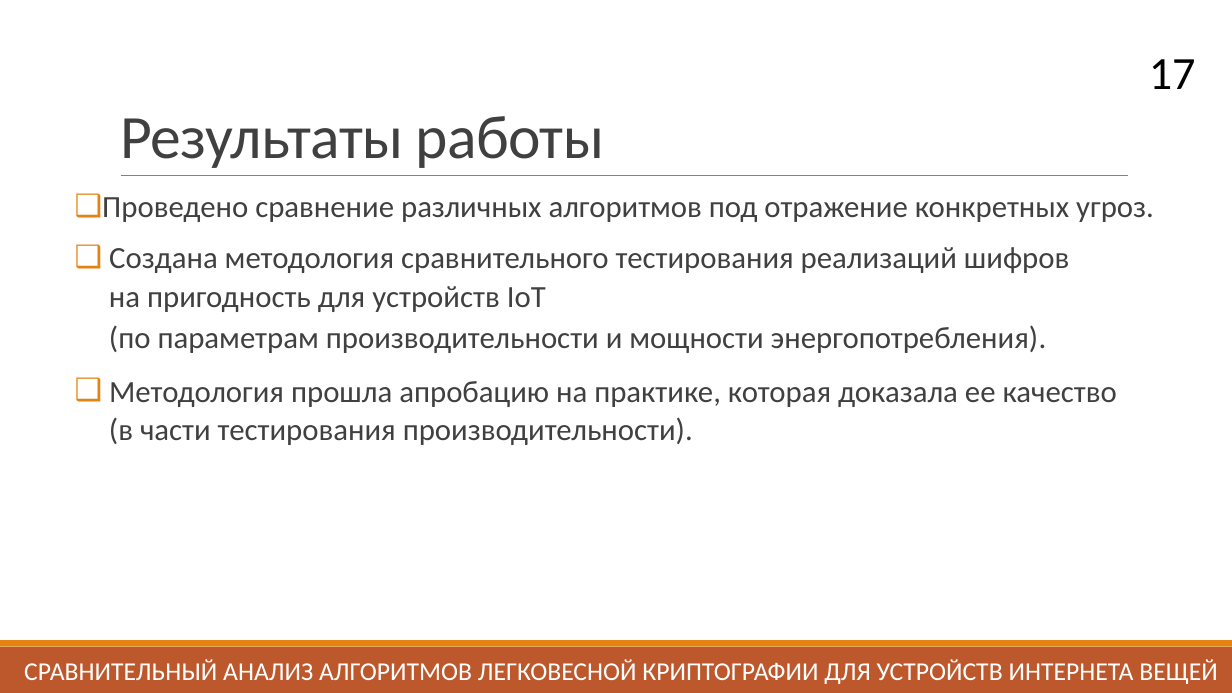
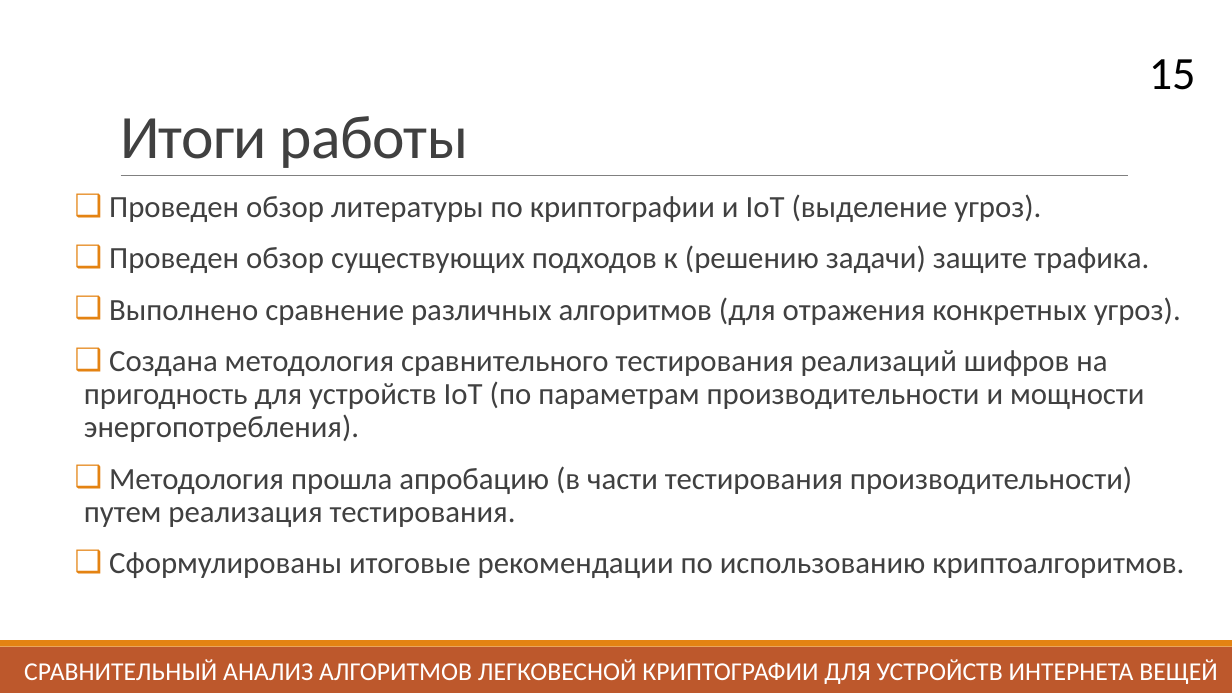
Before and after one commit to daniel-momot/GraduateWork, a slide deck: slide 15 of Выступление/Презентация.pptx (slide 17 before the commit). Drawn at 1232x693 pixels with LibreOffice and Linux fonts; fonts in the diff are those of the drawing. Boxes give left, top, right and bottom in pixels: in the first picture for what was removed or moved away, otherwise in the second. Text is boxed around its words. In the diff, an @@ line names an element or a change of style, - is before the commit and + after.

```diff
--- a/Выступление/Презентация.pptx
+++ b/Выступление/Презентация.pptx
@@ page number at bbox=[1149, 59, 1196, 90]: text changed @@
-17
+15
@@ title at bbox=[120, 116, 468, 168]: text changed @@
-Результаты работы
+Итоги работы
@@ text at bbox=[84, 194, 1184, 578]: text changed @@
-❑ Проведено сравнение различных алгоритмов под отражение конкретных угроз.
-❑ Создана методология сравнительного тестирования реализаций шифров
-  на пригодность для устройств IoT
-  (по параметрам производительности и мощности энергопотребления).
-❑ Методология прошла апробацию на практике, которая доказала ее качество
-  (в части тестирования производительности).
+❑ Проведен обзор литературы по криптографии и IoT (выделение угроз).
+❑ Проведен обзор существующих подходов к (решению задачи) защите трафика.
+❑ Выполнено сравнение различных алгоритмов (для отражения конкретных угроз).
+❑ Создана методология сравнительного тестирования реализаций шифров на пригодность для устройств IoT (по параметрам производительности и мощности энергопотребления).
+❑ Методология прошла апробацию (в части тестирования производительности) путем реализация тестирования.
+❑ Сформулированы итоговые рекомендации по использованию криптоалгоритмов.
```
Also in this commit, not shown: 9 other slides changed, 2 slides added, 1 slide removed.
